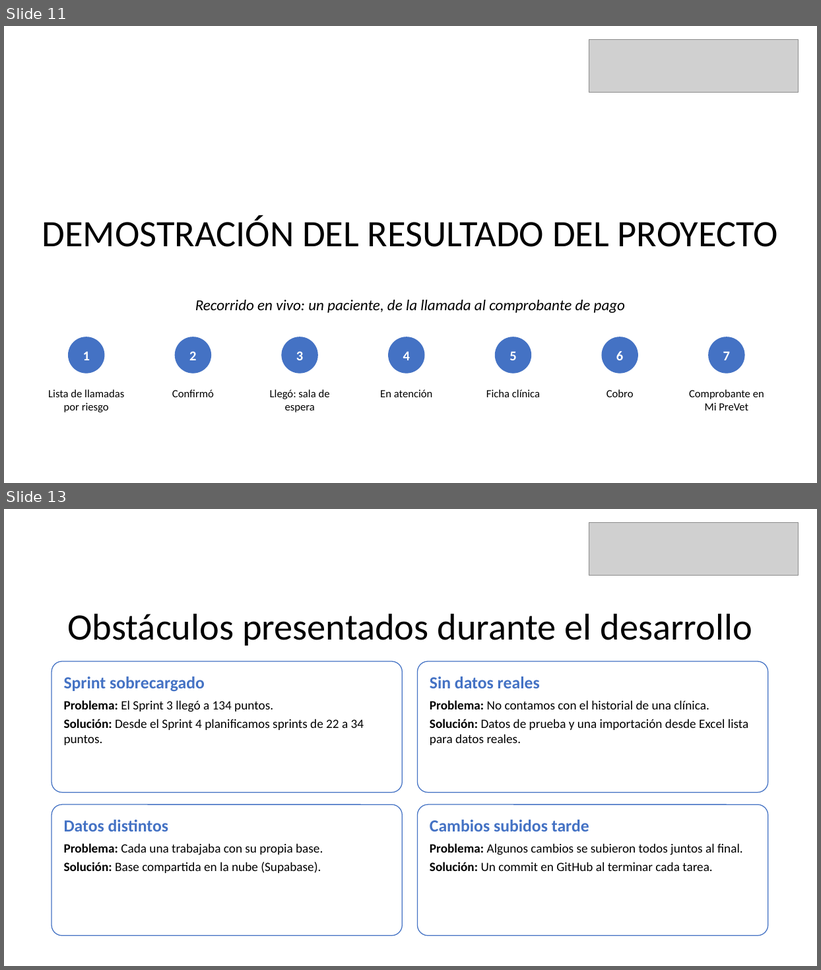
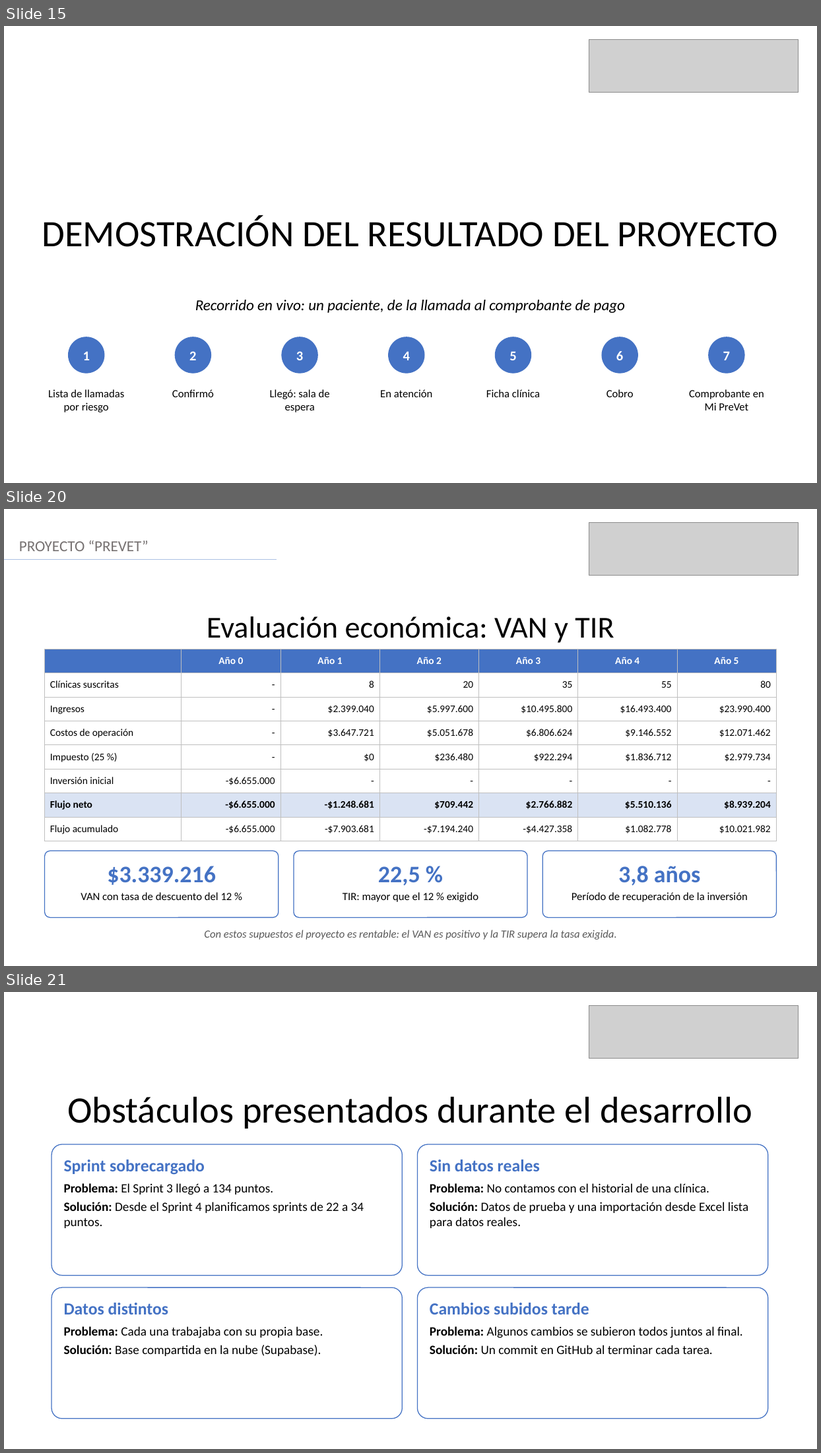
Before and after one commit to KatUci/PreVet, a slide deck: Fase 3/Evidencias Grupales/Presentación Final del proyecto (Español).pptx. Shown one above the other, each under a label of ours: slides 11 and 13 before the commit, slides 15, 20 and 21 after it; the slides between them are not shown. The pictures are 821x970 and 821x1453 pixels, drawn with LibreOffice and Linux fonts; fonts in the diff are those of the drawing; grey boxes stand for pictures. Boxes give left, top, right and bottom in pixels: in the first picture for what was removed or moved away, otherwise in the second. Text is boxed around its words. In the diff, an @@ line names an element or a change of style, - is before the commit and + after.

Commit message:
Agrega a la presentación final mercado, canales, riesgos, estructura del código y evaluación económica, con su planilla de cálculo

```diff
--- a/Fase 3/Evidencias Grupales/Presentación Final del proyecto (Español).pptx
+++ b/Fase 3/Evidencias Grupales/Presentación Final del proyecto (Español).pptx
@@ slide 20 added at [4, 509, 817, 966], background #FFFFFF @@
@@ picture added at [589, 523, 799, 576] @@
@@ text added at [19, 540, 149, 551], 18 pt, text #767171 @@
+PROYECTO “PREVET”
@@ line added from (4, 560) to (277, 560), #ABC0E4 1.25 pt @@
@@ text added at [207, 617, 614, 643], 36 pt, text #000000 @@
+Evaluación económica: VAN y TIR
@@ table added at [45, 650, 778, 842], 8 rows, 7 columns @@
+ | Año 0 | Año 1 | Año 2 | Año 3 | Año 4 | Año 5
+Clínicas suscritas | - | 8 | 20 | 35 | 55 | 80
+Ingresos | - | $2.399.040 | $5.997.600 | $10.495.800 | $16.493.400 | $23.990.400
+Costos de operación | - | $3.647.721 | $5.051.678 | $6.806.624 | $9.146.552 | $12.071.462
+Impuesto (25 %) | - | $0 | $236.480 | $922.294 | $1.836.712 | $2.979.734
+Inversión inicial | -$6.655.000 | - | - | - | - | -
+Flujo neto | -$6.655.000 | -$1.248.681 | $709.442 | $2.766.882 | $5.510.136 | $8.939.204
+Flujo acumulado | -$6.655.000 | -$7.903.681 | -$7.194.240 | -$4.427.358 | $1.082.778 | $10.021.982
@@ rounded rectangle added at [45, 851, 279, 918], fill #FFFFFF, outline #4472C4 1 pt, 13 pt, text #000000 @@
+$3.339.216
+VAN con tasa de descuento del 12 %
@@ rounded rectangle added at [294, 851, 527, 918], fill #FFFFFF, outline #4472C4 1 pt, 13 pt, text #000000 @@
+22,5 %
+TIR: mayor que el 12 % exigido
@@ rounded rectangle added at [543, 851, 776, 918], fill #FFFFFF, outline #4472C4 1 pt, 13 pt, text #000000 @@
+3,8 años
+Período de recuperación de la inversión
@@ text added at [204, 930, 616, 940], 13 pt, text #595959, italic @@
+Con estos supuestos el proyecto es rentable: el VAN es positivo y la TIR supera la tasa exigida.
@@ what was slide 11 is now slide 15 @@
@@ what was slide 13 is now slide 21 @@
```
Also in this commit, not shown: 2 slides changed, 7 other slides added, 1 other file.
